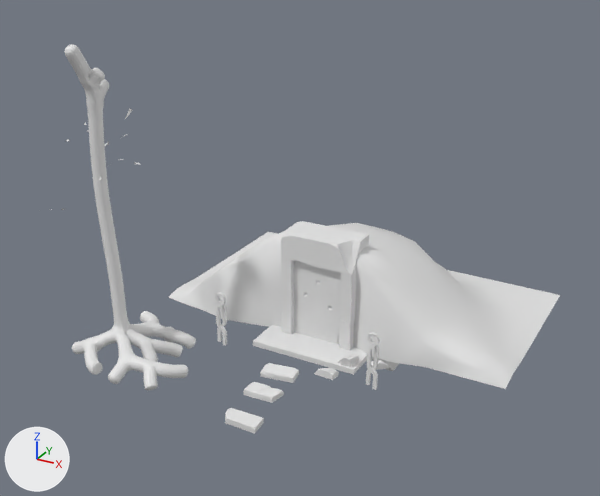
Renders of the Blender file Assets/Models/Ruins/RuinsEntranceMaster.blend from each side of a commit.
Both versions are drawn from a camera (50 mm lens) standing at (12.4, -24.0, 15.4) and looking at (-1.5, 1.2, 2.8). Lighting does not change. The marker at lower left points along +X, +Y and +Z.
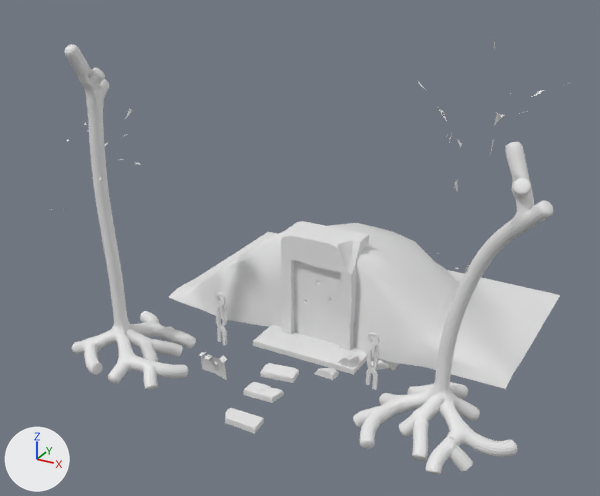
Commit message: added flowers to ruins

Location of each change, [x1, y1, x2, y2] in pixels of the pictures (600 x 496 px):
'Plane.009', added: after [353, 43, 570, 474]
'Plane.010', added: after [201, 353, 227, 380]
'Plane.011', added: after [199, 352, 227, 365]

What changed in the scene script:
```text
Add me_plane_009:
    me_plane_009.from_pydata(...)  # 87 vertices, 0 faces, 83 loose edges; spans x -2.44..2.8, y -5.35..2.77, z -0.62..12.42
Add me_plane_010:
    me_plane_010.from_pydata([(-0.5, 0.0, 0.0), (0.557, -0.076, -0.079), (-0.5, -0.027, 0.658), (0.561, -0.208, 0.817), (-0.5, -0.032, 0.4), (0.52, -0.073, 0.389), (0.003, -0.004, -0.004), (0.003, -0.259, 0.802), (0.0, -0.064, 0.4)], [], [(8, 5, 3, 7), (6, 1, 5, 8), (0, 6, 8, 4), (4, 8, 7, 2)])
    me_plane_010.polygons.foreach_set('use_smooth', [True] * 4)
Add me_plane_011:
    me_plane_011.from_pydata(...)  # 16 vertices, 4 faces; spans x -0.101..1.06, y -0.281..0.109, z -0.176..0.235
Add ob_plane_009:
    ob_plane_009 = bpy.data.objects.new('Plane.009', me_plane_009)
    ob_plane_009.location = (5.56, -2.39, 0.0)
    ob_plane_009.rotation_euler = (0.0, 0.0, -2.124)  # degrees (0, 0, -122)
    _m = ob_plane_009.modifiers.new('Subsurf.001', 'SUBSURF')
    _m = ob_plane_009.modifiers.new('Skin', 'SKIN')
    _m = ob_plane_009.modifiers.new('Subsurf', 'SUBSURF')
Add ob_plane_010:
    ob_plane_010 = bpy.data.objects.new('Plane.010', me_plane_010)
    ob_plane_010.location = (-2.0, -4.0, 0.0)
Add ob_plane_011:
    ob_plane_011 = bpy.data.objects.new('Plane.011', me_plane_011)
    ob_plane_011.location = (-2.41, -4.07, 0.67)
```
